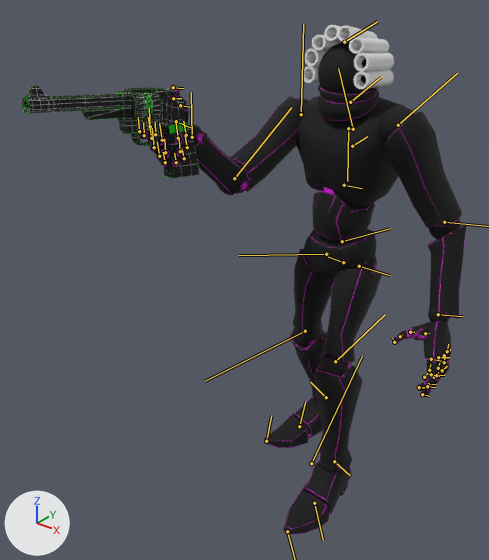
Before and after pictures for a commit that changed the FBX model The_Hope_Frigate_Massacre/Assets/Animation/Player/Aim2_Upperbod.fbx.
Both versions are drawn from a 50 mm lens placed at (1.037, -1.792, 1.732), pointed at (-0.058, -0.423, 0.883). Arrows for +X, +Y and +Z are at lower left; the lights stay in place. Both versions are drawn at frame 39 of the action 'Take 001'; the numbers are the values there. The bones that bend it are drawn over the model as lines.

Objects in the first picture: 'GUn', 'Gideon', 'Wig'.
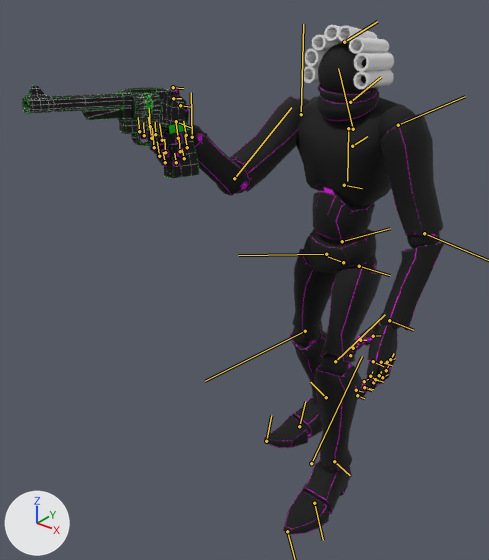
What the commit changed:
Bone 'Bone011(mirrored)(mirrored)(mirrored)' (bone_bone011_mirrored__mirrored__mirrored) turns from (56, 77, 67) to (-27, 85, -16) degrees about its own x, y and z.
Bone 'Bone012(mirrored)(mirrored)(mirrored)' (bone_bone012_mirrored__mirrored__mirrored) turns from (15, 2, -23) to (15, 11, -23) degrees about its own x, y and z.
Bone 'Bone013(mirrored)(mirrored)(mirrored)' (bone_bone013_mirrored__mirrored__mirrored) turns from (-18, -6, 0) to (-19, -14, 3) degrees about its own x, y and z.
Bone 'Bone027(mirrored)' (bone_bone027_mirrored) turns from (46, -13, 65) to (46, -43, 51) degrees about its own x, y and z.

Changed parts and their boxes [x1, y1, x2, y2] in the pictures (489 x 560 px):
'Gideon', posed (7% narrower)
    before: [139, 42, 467, 535]
    after: [139, 42, 444, 535]
bone 'Bone011(mirrored)(mirrored)(mirrored)', root to tip
    before: (398, 125) to (457, 73)
    after: (398, 125) to (465, 96)
bone 'Bone013(mirrored)(mirrored)(mirrored)', root to tip
    before: (438, 314) to (462, 316)
    after: (389, 320) to (413, 330)
bone 'Bone027(mirrored)', root to tip
    before: (425, 333) to (429, 333)
    after: (373, 336) to (380, 335)
